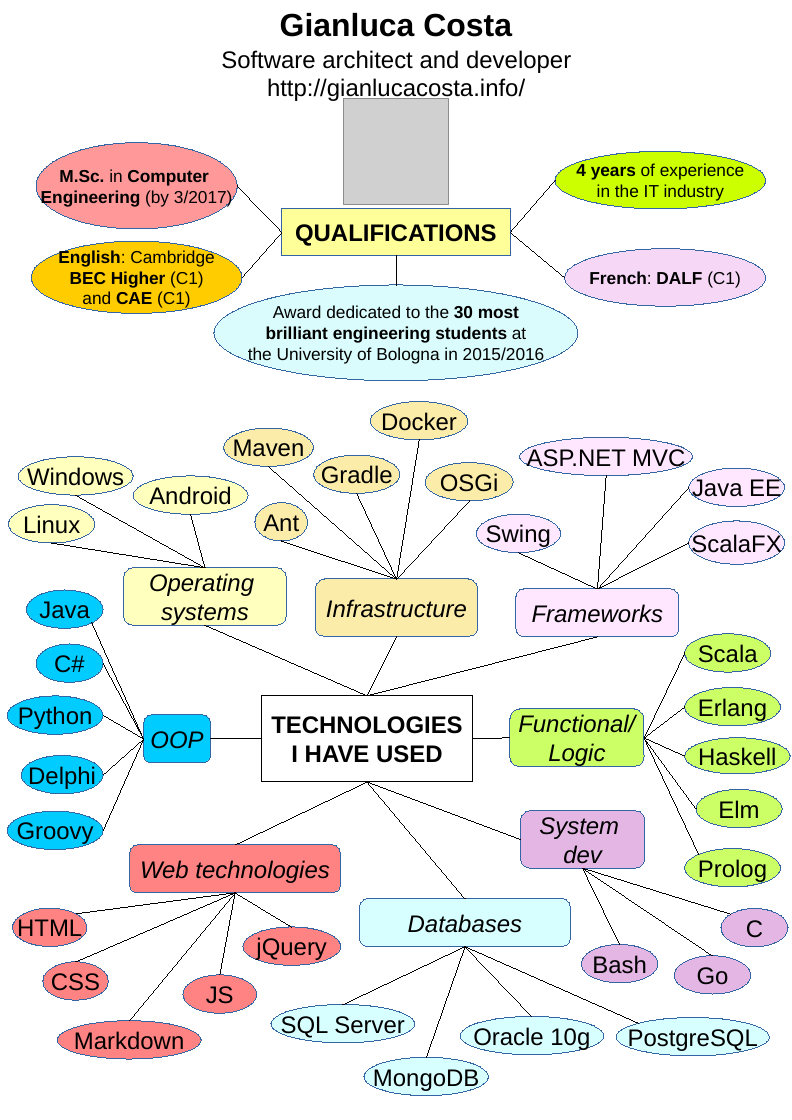
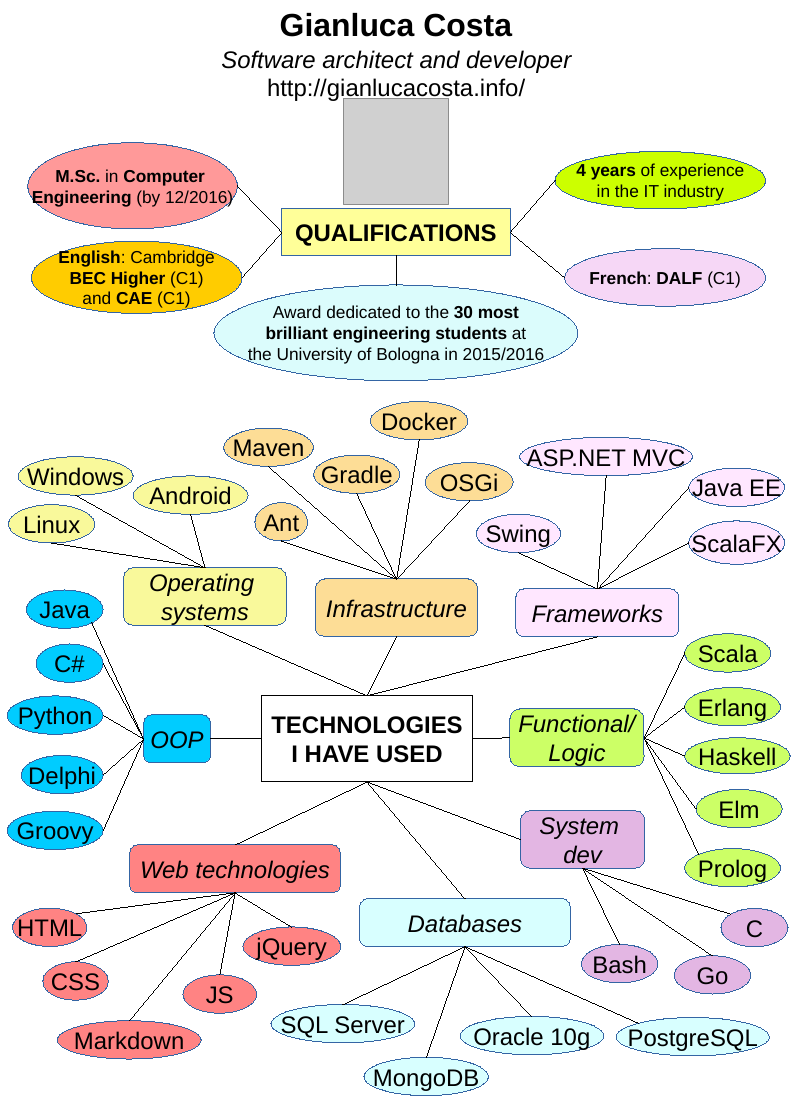
Before and after one commit to giancosta86/giancosta86.github.io, a slide deck: slide 1 of _sources/cv_costa_en.odp. Drawn at 792x1120 pixels with LibreOffice and Linux fonts; fonts in the diff are those of the drawing; grey boxes stand for pictures. Boxes give left, top, right and bottom in pixels: in the first picture for what was removed or moved away, otherwise in the second. Text is boxed around its words. In the diff, an @@ line names an element or a change of style, - is before the commit and + after.

```diff
--- a/_sources/cv_costa_en.odp
+++ b/_sources/cv_costa_en.odp
@@ text "Software architect and developer" at box(221, 50, 571, 73): italic on @@
@@ ellipse "M.Sc. in Computer": place and size @@
-ellipse "M.Sc. in Computer" at box(36, 143, 238, 229)
+ellipse "M.Sc. in Computer" at box(28, 143, 238, 229)
@@ text in ellipse at box(32, 190, 233, 206): text changed @@
-Engineering (by 3/2017)
+Engineering (by 12/2016)
@@ fill #FFFFBE to #F9F99B in 4 elements at box(124, 568, 286, 625), box(18, 457, 133, 495), box(9, 505, 95, 543), box(133, 476, 248, 514) @@
@@ fill #FCECAA to #FDDD96 in 6 elements at box(315, 578, 478, 636), box(255, 503, 307, 541), box(224, 428, 314, 466), box(313, 455, 399, 493), box(371, 401, 468, 440), box(425, 463, 513, 501) @@
```
Also in this commit, not shown: 1 other slide changed, 1 other file.
